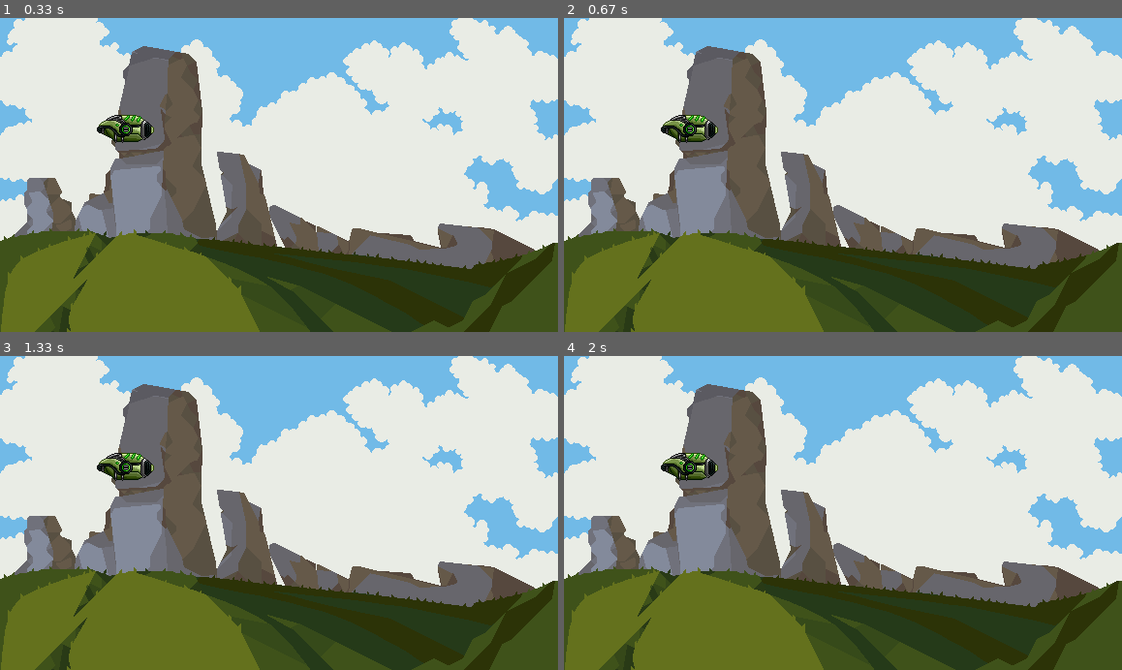
Above: before the commit, frames 1-4 (two rows, left to right).
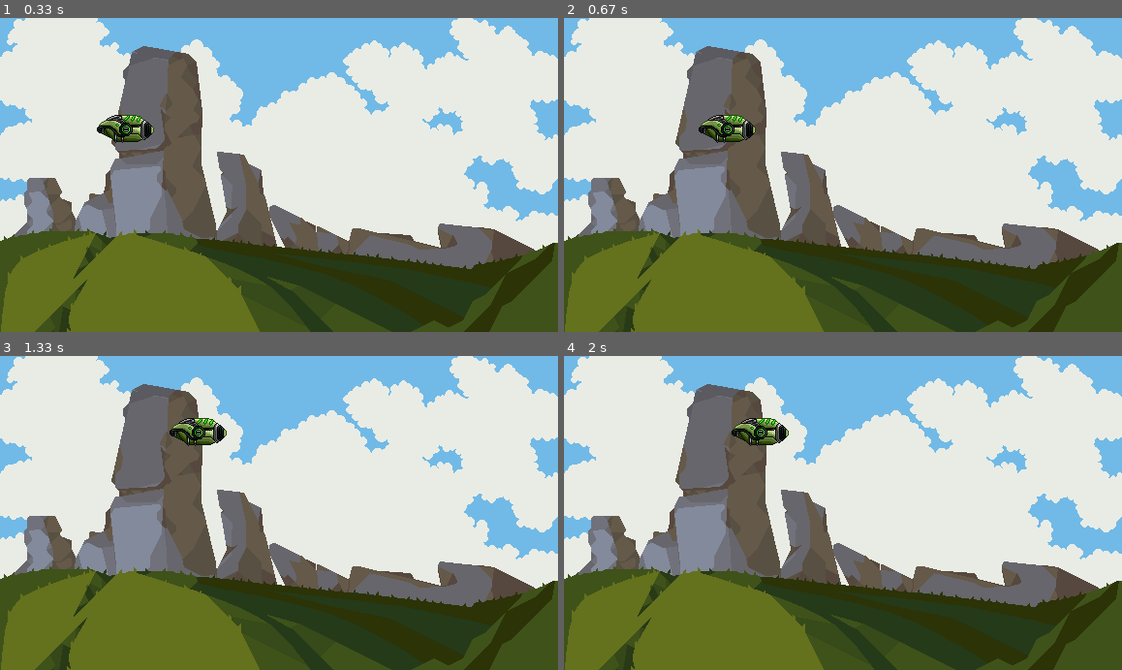
Above: after the commit, the same moments.

Repository: Luca13-cmyk/ln-pygame
Game: pygame game, started from main.py
Two runs of this game, one before a commit and one after it. Both use one fixed random seed, a clock stepped at 60 frames per second and the inputs below.
Inputs:
- Up to frame 1 (0.33 s): no input
- Up to frame 2 (0.67 s): hold D from 0.33 s (still down)
- Up to frame 3 (1.33 s): release D at 0.8 s; hold W 0.83-1.13 s; hold D from 1.17 s (still down)
- Up to frame 4 (2 s): release D at 1.63 s; hold A from 1.67 s (still down)

Frame 1 is identical in both runs. In frame 2, 1.2% of the frame differs, in the area x 17-35%, y 30-40%; in frame 3, 1.3%, in the area x 17-41%, y 19-40%; in frame 4, 1.3%.

Commit message:
moving player1

Diff:
--- a/main.py
+++ b/main.py
@@ -1,5 +1,5 @@
 import pygame
-from pygame import Surface
+from pygame import Surface, Rect
 
 # Formatacao: CTRL + ALT + L
 
@@ -17,35 +17,41 @@
 bg_surf: Surface = pygame.image.load('./asset/bg.png').convert_alpha()
 player1_surf: Surface = pygame.image.load('./asset/player1.png').convert_alpha()
 
-# Desenhar na janela
-window.blit(source=bg_surf, dest=(0, 0))
-window.blit(source=player1_surf, dest=(100, 100))
+# Obter o retangulo da superficie
+bg_rect: Rect = bg_surf.get_rect(left=0, top=0)
+player1_rect: Rect = player1_surf.get_rect(left=100, top=100)
+
+# Desenhar na janela (window)
+window.blit(source=bg_surf, dest=bg_rect)
+window.blit(source=player1_surf, dest=player1_rect)
 
 # Atualizar a janela
 pygame.display.flip()
 print("setup end")
+
+# Colocar um relogio no jogo
 clock = pygame.time.Clock()
 running = True
+
 print("loop start")
 while running:
-    # # poll for events
-    # # pygame.QUIT event means the user clicked X to close your window
+    clock.tick(140)  # esse loop esta acontecendo 140 vezes por segundo
+    # print(f'{clock.get_fps() :.0f}')  # executar o print do fps
+    window.blit(source=bg_surf, dest=bg_rect)
+    window.blit(source=player1_surf, dest=player1_rect)
+    pygame.display.flip()
     for event in pygame.event.get():
         if event.type == pygame.QUIT:
             print("loop end")
             running = False
-    pass
-
-    # # fill the screen with a color to wipe away anything from last frame
-    # screen.fill("purple")
-    #
-    # # RENDER YOUR GAME HERE
-    #
-    # # flip() the display to put your work on screen
-    # pygame.display.flip()
-    #
-    # clock.tick(60)  # limits FPS to 60
+    pressed_key = pygame.key.get_pressed()
+    if pressed_key[pygame.K_w]:
+        player1_rect.centery -= 1
+    if pressed_key[pygame.K_s]:
+        player1_rect.centery += 1
+    if pressed_key[pygame.K_d]:
+        player1_rect.centerx += 1
+    if pressed_key[pygame.K_a]:
+        player1_rect.centerx -= 1
 
 pygame.quit()
-
-# done
